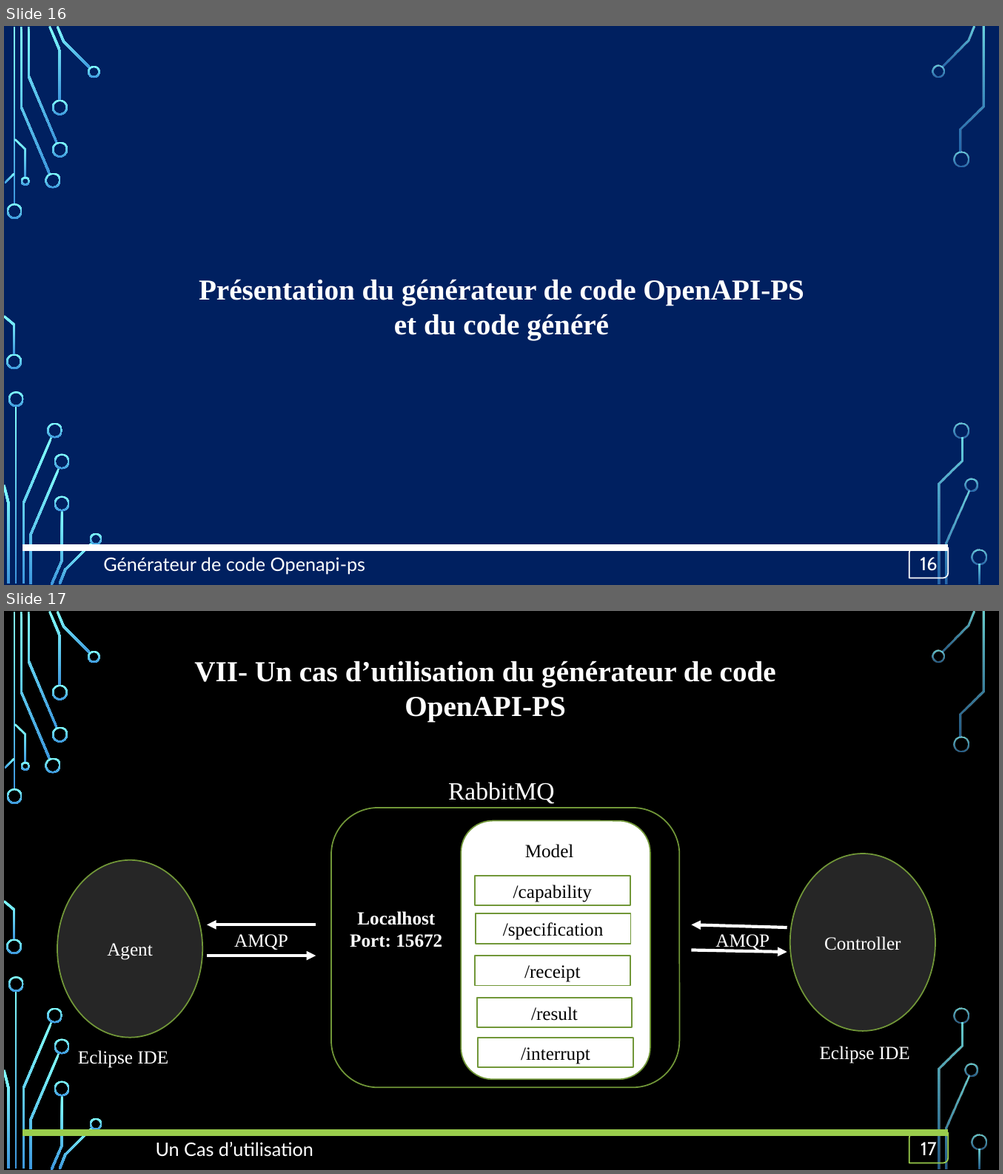
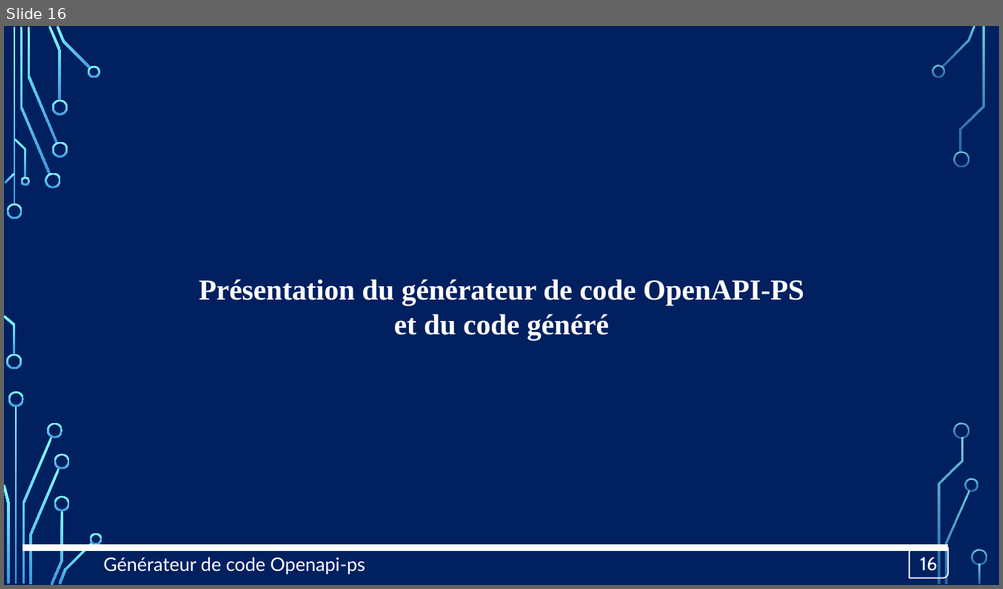
Before and after one commit to OA-Souleymane/MyGitHub-Files, a slide deck: Chapitres/mémoire/diapoMemoire.pptx. Shown one above the other, each under a label of ours: slides 16 and 17 before the commit, slide 16 after it. The pictures are 1003x1174 and 1003x589 pixels, drawn with LibreOffice and Linux fonts; fonts in the diff are those of the drawing; background and template pictures are left out. Boxes give left, top, right and bottom in pixels: in the first picture for what was removed or moved away, otherwise in the second. Text is boxed around its words. In the diff, an @@ line names an element or a change of style, - is before the commit and + after.

```diff
--- a/Chapitres/mémoire/diapoMemoire.pptx
+++ b/Chapitres/mémoire/diapoMemoire.pptx
@@ slide 17 removed at [4, 611, 999, 1170], background picture (left out); not listed: 36 template elements that a slide beside it also shows @@
@@ text removed at [194, 661, 776, 722] @@
-VII- Un cas d’utilisation du générateur de code OpenAPI-PS
@@ text removed at [448, 782, 555, 804] @@
-RabbitMQ
@@ rounded rectangle removed at [331, 808, 679, 1088] @@
@@ rounded rectangle removed at [461, 820, 650, 1079] @@
@@ text removed at [525, 844, 574, 858] @@
-Model
@@ ellipse removed at [790, 854, 935, 1031] @@
-Controller
@@ ellipse removed at [57, 860, 202, 1038] @@
-Agent
@@ rectangle removed at [475, 876, 630, 906] @@
-/capability
@@ text removed at [350, 911, 442, 948] @@
-Localhost
-Port: 15672
@@ rectangle removed at [475, 914, 631, 944] @@
-/specification
@@ arrow removed from (316, 925) to (207, 925) @@
@@ rounded rectangle removed at [220, 927, 302, 953] @@
-AMQP
@@ arrow removed from (787, 928) to (691, 925) @@
@@ rounded rectangle removed at [702, 929, 784, 951] @@
-AMQP
@@ arrow removed from (207, 956) to (316, 956) @@
@@ rectangle removed at [475, 956, 630, 985] @@
-/receipt
@@ arrow removed from (691, 951) to (787, 952) @@
@@ rectangle removed at [477, 998, 632, 1028] @@
-/result
@@ text removed at [78, 1051, 168, 1068] @@
-Eclipse IDE
@@ rectangle removed at [478, 1038, 633, 1068] @@
-/interrupt
@@ text removed at [819, 1046, 910, 1064] @@
-Eclipse IDE
@@ line removed from (22, 1133) to (948, 1133) @@
@@ text removed at [156, 1142, 313, 1157] @@
-Un Cas d’utilisation
@@ round diag rect removed at [909, 1133, 948, 1164] @@
-17
```
Also in this commit, not shown: 12 slides changed, 7 other files.
